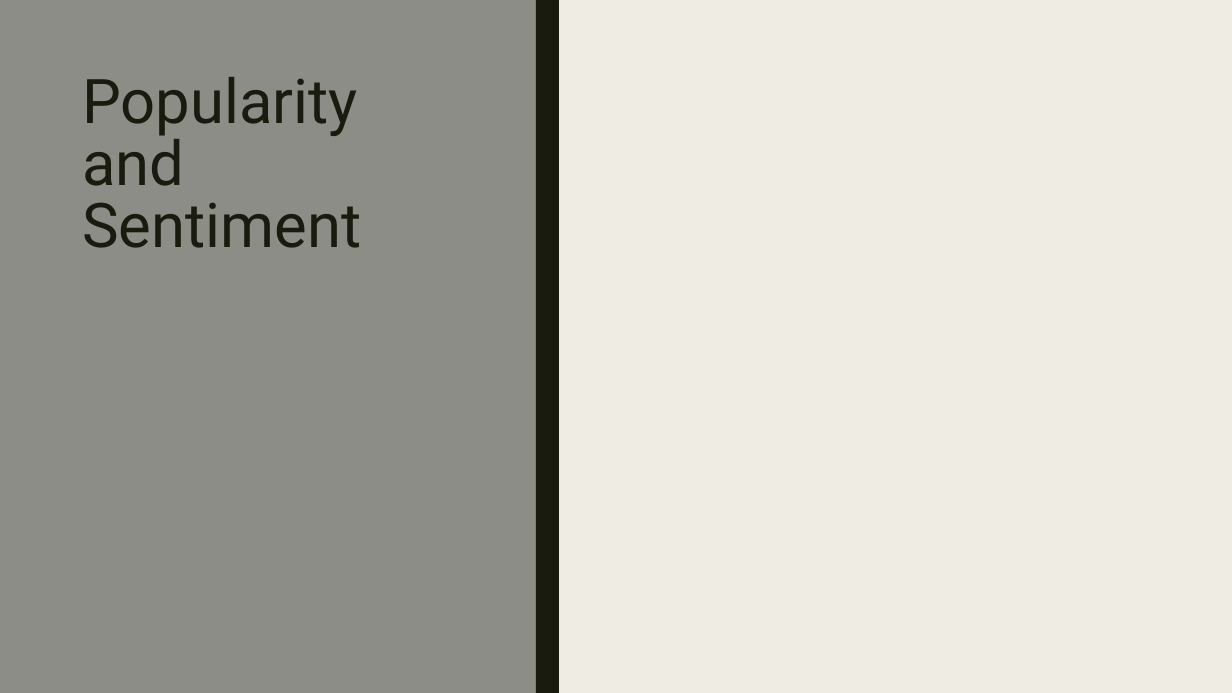
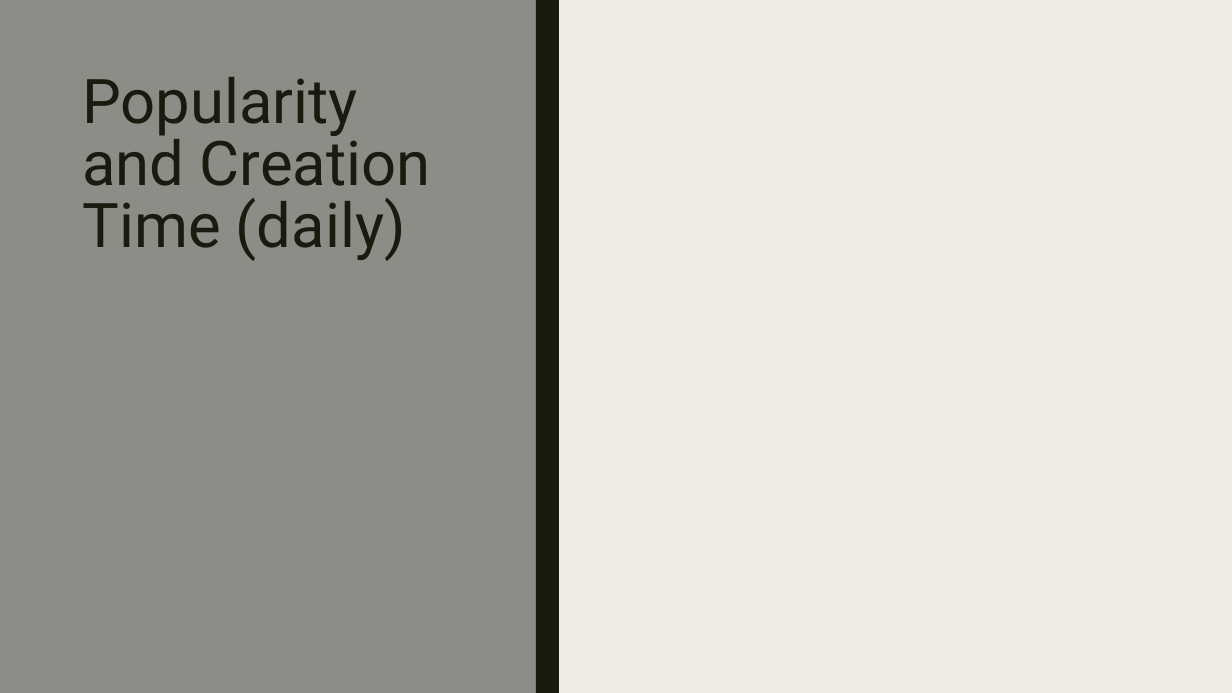
Before and after one commit to EvaTarr/CMPT412Project, a slide deck: slide 8 of presentation.pptx (slide 5 before the commit). Drawn at 1232x693 pixels with LibreOffice and Linux fonts; fonts in the diff are those of the drawing. Boxes give left, top, right and bottom in pixels: in the first picture for what was removed or moved away, otherwise in the second. Text is boxed around its words. In the diff, an @@ line names an element or a change of style, - is before the commit and + after.

Commit message:
-updated the presentation -finished popularityAndSentiment.py and added to presentation -finsihed numOfWordsAndPopularity.py and added to presentation -Added more info to README -Added dayTimeOfCreationAndScore.py to handle the time of day statistics

```diff
--- a/presentation.pptx
+++ b/presentation.pptx
@@ title at (82, 77, 431, 261): text changed @@
-Popularity and Sentiment
+Popularity and Creation Time (daily)
```
Also in this commit, not shown: 4 other slides changed, 1 slide added, 2 slides removed, 7 other files.
